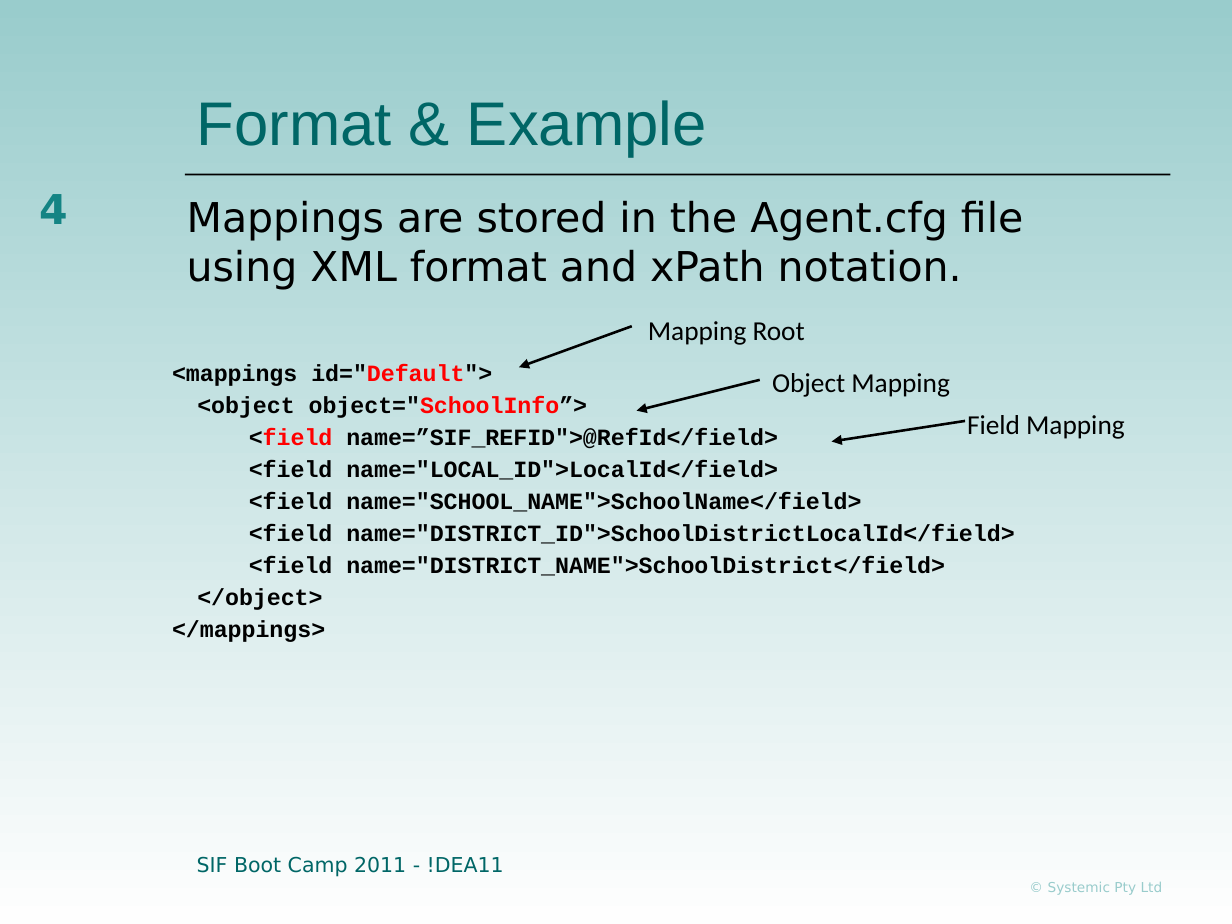
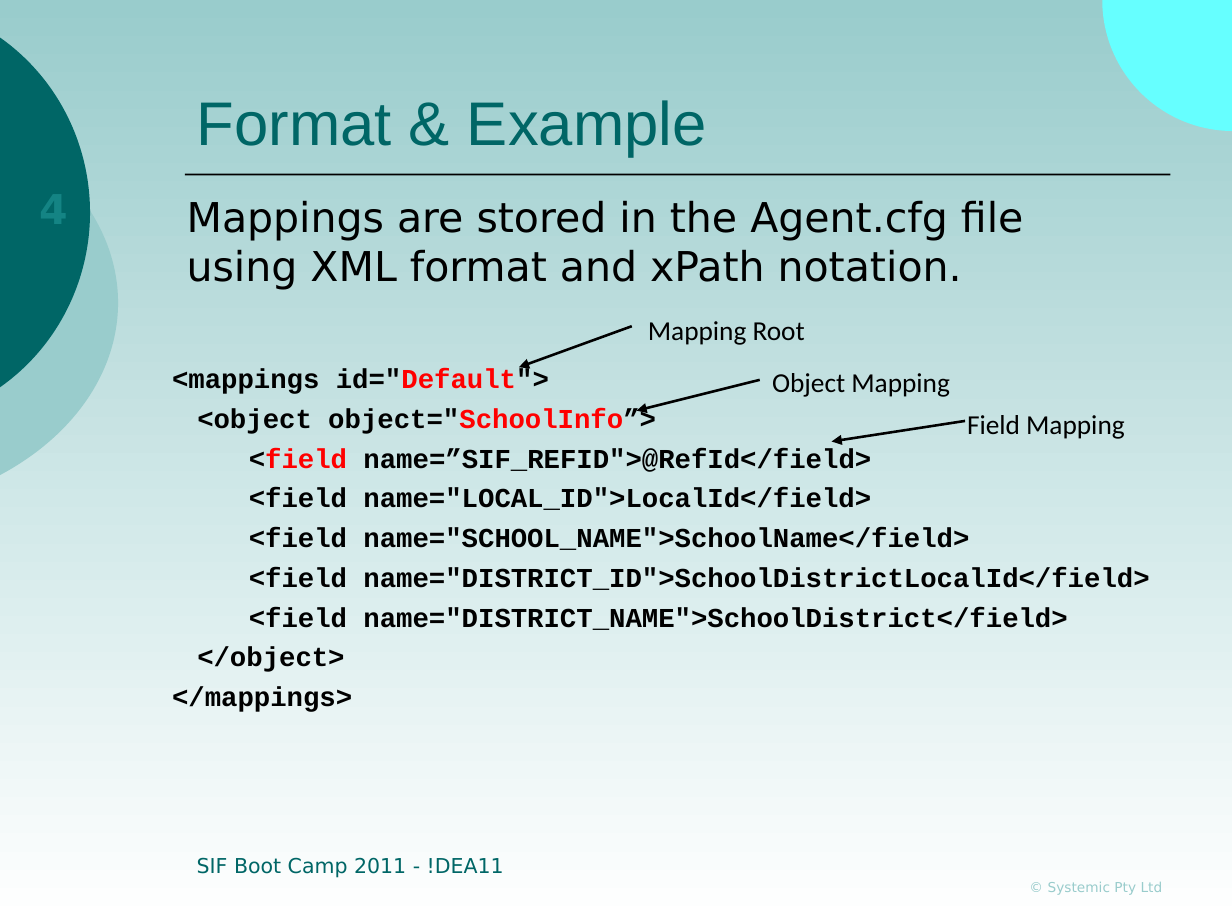
Before and after one commit to nsip/SifBootCamp-dotNet, a slide deck: slide 4 of Documentation/Presentations/06-ADK Mapping.ppt. Drawn at 1232x924 pixels with LibreOffice and Linux fonts; fonts in the diff are those of the drawing; background and template pictures are left out. Boxes give left, top, right and bottom in pixels: in the first picture for what was removed or moved away, otherwise in the second. Text is boxed around its words. In the diff, an @@ line names an element or a change of style, - is before the commit and + after.

```diff
--- a/Documentation/Presentations/06-ADK Mapping.ppt
+++ b/Documentation/Presentations/06-ADK Mapping.ppt
@@ background gradient #99CCCC to #FEFEFE to gradient #99CCCC to #FFFFFF @@
@@ outline redrawn in 3 elements at bbox=[1103, 0, 1232, 132], bbox=[0, 92, 118, 514], bbox=[0, 0, 90, 425] @@
@@ page number rewrapped from bbox=[39, 194, 68, 224] to bbox=[4, 181, 80, 239] @@
@@ text "<mappings id="Default">" at bbox=[172, 369, 1149, 672]: size 13.6 to 16 pt; line spacing 0.9 to 1 @@
```
Also in this commit, not shown: 17 other slides changed, 1 other file.
